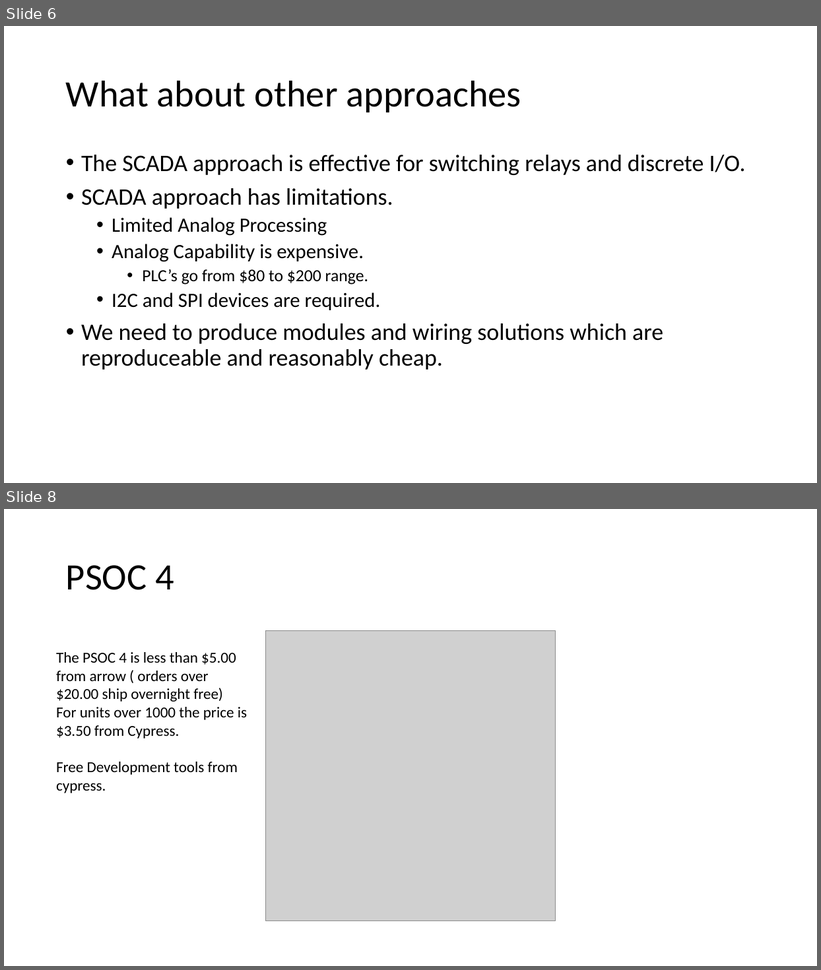
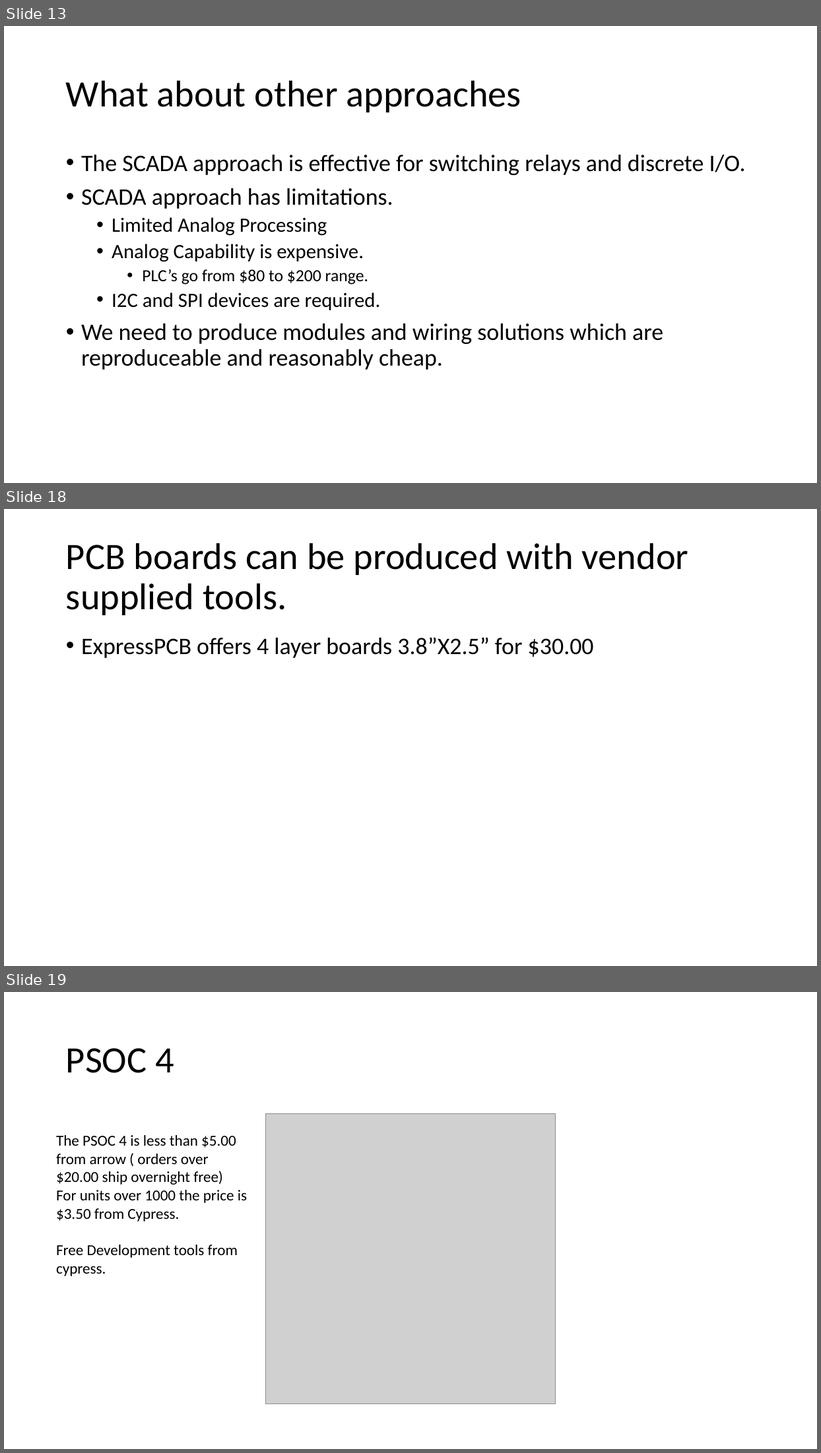
Before and after one commit to NanoDataCenter/nano_data_center, a slide deck: presentations/session_1/Embedded Track #1.pptx. Shown one above the other, each under a label of ours: slides 6 and 8 before the commit, slides 13, 18 and 19 after it; the slides between them are not shown. The pictures are 821x970 and 821x1453 pixels, drawn with LibreOffice and Linux fonts; fonts in the diff are those of the drawing; grey boxes stand for pictures. Boxes give left, top, right and bottom in pixels: in the first picture for what was removed or moved away, otherwise in the second. Text is boxed around its words. In the diff, an @@ line names an element or a change of style, - is before the commit and + after.

```diff
--- a/presentations/session_1/Embedded Track #1.pptx
+++ b/presentations/session_1/Embedded Track #1.pptx
@@ slide 18 added at [4, 509, 817, 966], background #FFFFFF @@
@@ title added at [66, 543, 689, 615], 44 pt, text #000000 @@
+PCB boards can be produced with vendor supplied tools.
@@ text added at [81, 638, 594, 658], 28 pt, text #000000 @@
+• ExpressPCB offers 4 layer boards 3.8”X2.5” for $30.00
@@ what was slide 6 is now slide 13 @@
@@ what was slide 8 is now slide 19 @@
```
Also in this commit, not shown: 4 slides changed, 12 other slides added, 1 slide removed.
